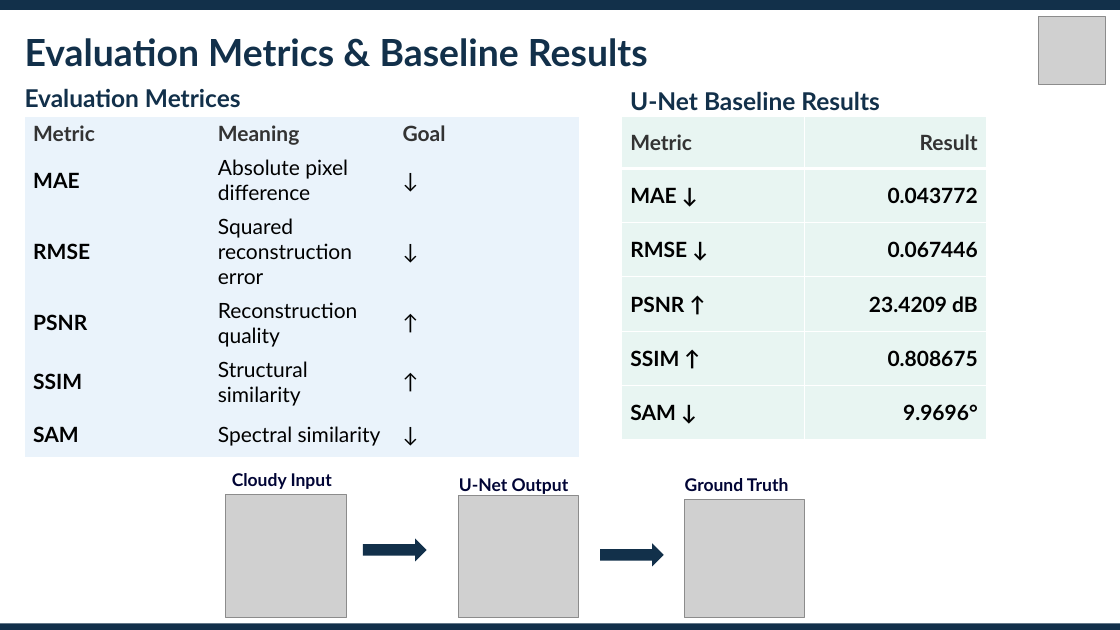
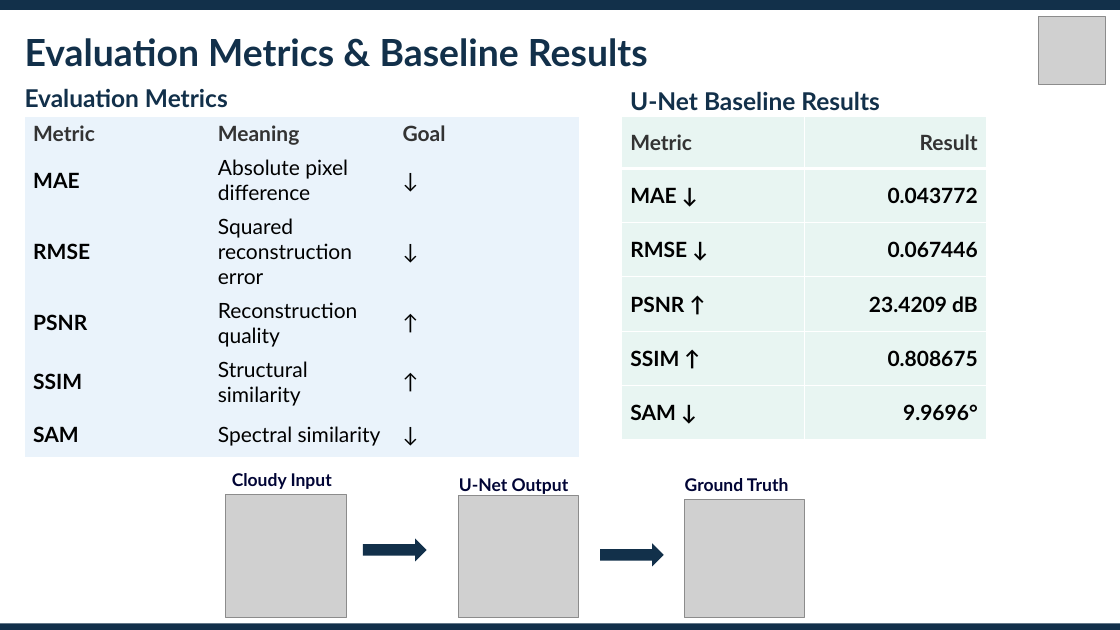
Before and after one commit to Mouryagna/Generative-AI-Based-Cloud-Removal-and-Reconstruction-for-LISS-IV-Satellite-Imagery, a slide deck: slide 8 of Presentation1.pptx. Drawn at 1120x630 pixels with LibreOffice and Linux fonts; fonts in the diff are those of the drawing; grey boxes stand for pictures. Boxes give left, top, right and bottom in pixels: in the first picture for what was removed or moved away, otherwise in the second. Text is boxed around its words. In the diff, an @@ line names an element or a change of style, - is before the commit and + after.

```diff
--- a/Presentation1.pptx
+++ b/Presentation1.pptx
@@ text at (x1=25, y1=88, x2=228, y2=108): text changed @@
-Evaluation Metrices
+Evaluation Metrics
```
Also in this commit, not shown: 3 other slides changed, 1 other file.
